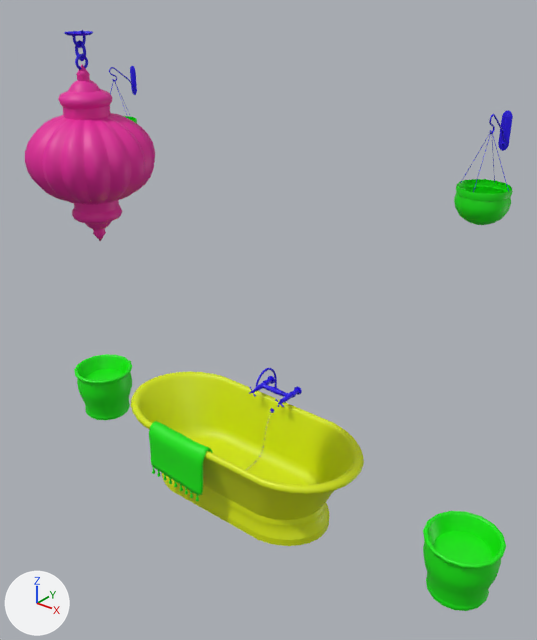
Renders of the FBX model BATHROOM/Assets/Objects/sm_bathtub.fbx from each side of a commit.
One viewpoint serves both versions: a camera (50 mm lens) standing at (4.86, -3.77, 3.49) and looking at (2.37, -0.65, 1.56). Arrows for +X, +Y and +Z are at lower left; the lights stay in place. The picture after the commit comes second. Where no turn or scale is listed for an object, it has been applied to the vertices.

Names of what the first picture shows: 'sm_flowerpot', 'sm_flowerpot.001', 'sm_hanging_pot.004', 'sm_lamp.004', 'sm_lamp.005', 'sm_lamp.006', 'sm_towel.019', 'sm_tub' and 10 more.
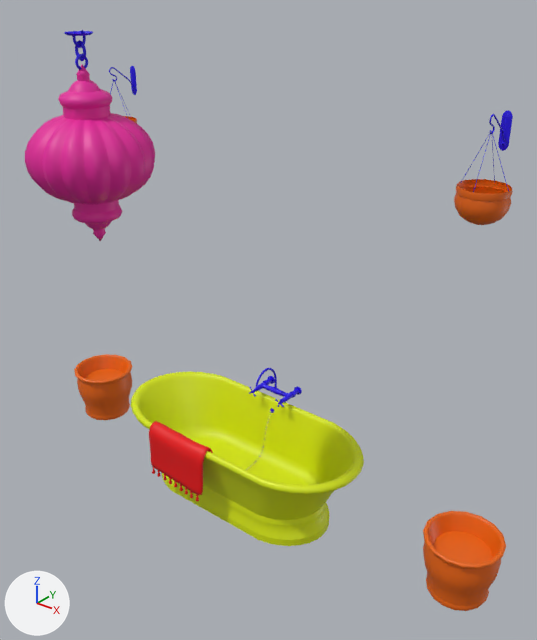
Patch to the scene script:
```diff
--- a/BATHROOM/Assets/Objects/sm_bathtub.fbx.py
+++ b/BATHROOM/Assets/Objects/sm_bathtub.fbx.py
@@ mat_pots @@
+mat_pots = principled_material('pots')
+mat_pots.base_color = (0.801, 0.128, 0.0)  # orange #e76400
@@ mat_towel_bath @@
+mat_towel_bath = principled_material('Towel Bath')
+mat_towel_bath.base_color = (0.8, 0.0, 0.00164)  # red #e70005
@@ me_cylinder_044 @@
 me_cylinder_044.from_pydata(...)  # 272 vertices, 249 faces; spans x 1.39..1.871, y -0.108..0.374, z 0.001..0.412
-me_cylinder_044.materials.append(mat_objects)  # green #0ae700
+me_cylinder_044.materials.append(mat_pots)  # orange #e76400
@@ me_plane_025 @@
 me_plane_025.from_pydata(...)  # 442 vertices, 440 faces; spans x -0.461..0.067, y -0.468..-0.261, z 0.273..0.629
-me_plane_025.materials.append(mat_objects)  # green #0ae700
+me_plane_025.materials.append(mat_towel_bath)  # red #e70005
@@ me_cylinder_013 @@
 me_cylinder_013.from_pydata(...)  # 272 vertices, 249 faces; spans x -1.871..-1.39, y -0.108..0.374, z 0.001..0.412
-me_cylinder_013.materials.append(mat_objects)  # green #0ae700
+me_cylinder_013.materials.append(mat_pots)  # orange #e76400
@@ me_cylinder_006 @@
 me_cylinder_006.from_pydata(...)  # 145 vertices, 144 faces; spans x 1.257..1.541, y 0.18..0.464, z 2.251..2.453
-me_cylinder_006.materials.append(mat_objects)  # green #0ae700
+me_cylinder_006.materials.append(mat_pots)  # orange #e76400
```

Pixel boxes [x1, y1, x2, y2] of what changed, in the pictures (537 x 640 px):
'sm_flowerpot.001', recoloured (green to orange): [423, 511, 506, 611] in both
'sm_flowerpot', recoloured (green to orange): [74, 354, 132, 420] in both
'sm_towel.019', recoloured (green to red): [149, 421, 213, 495] in both
'sm_hanging_pot.004', recoloured (green to orange): [454, 179, 513, 225] in both
